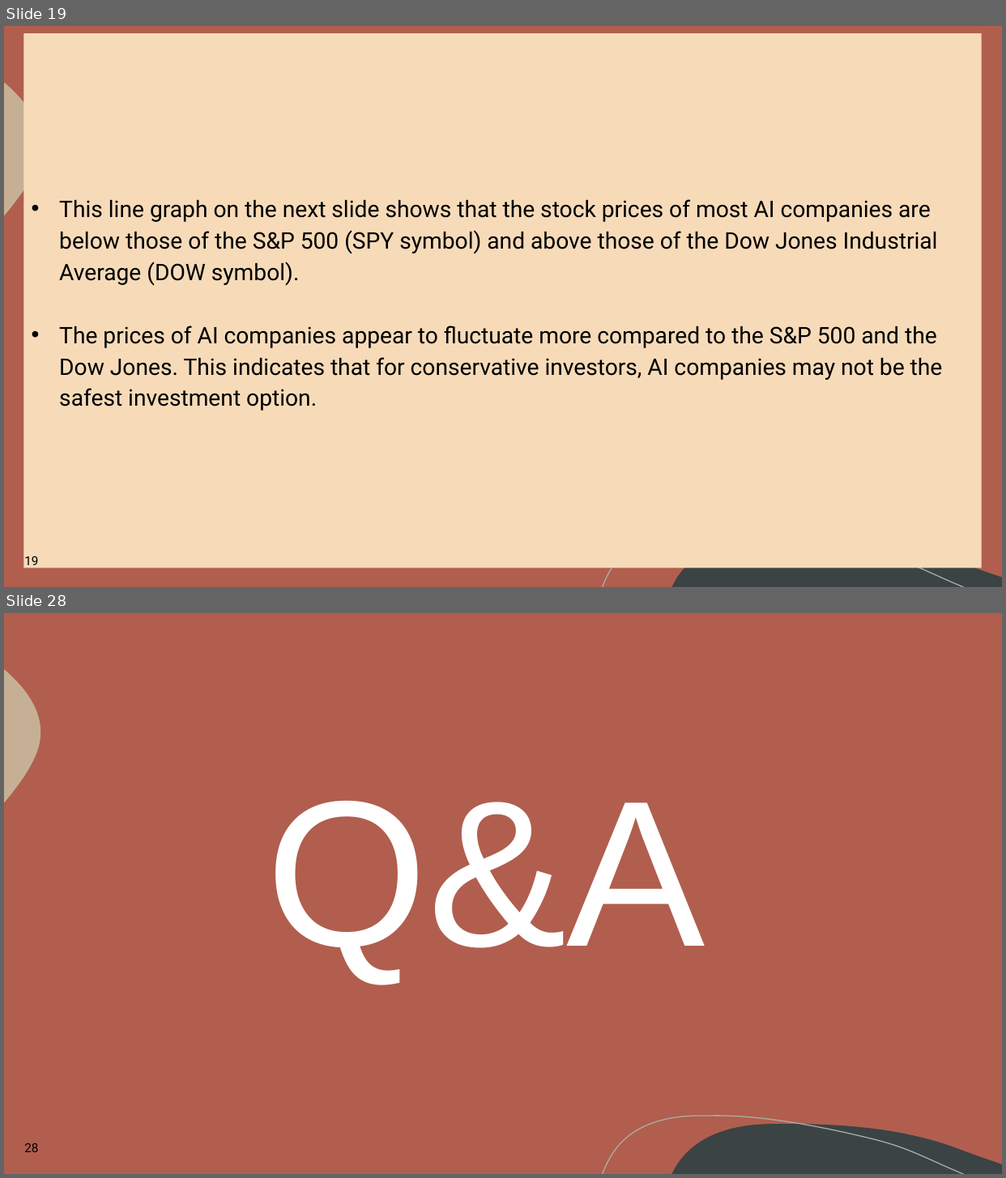
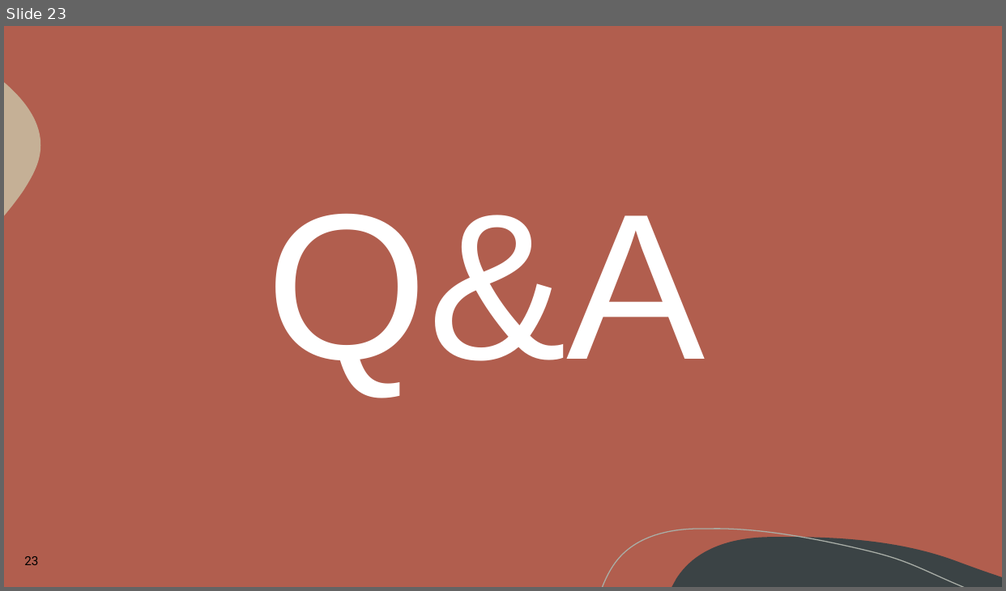
Before and after one commit to LegallyNotBlonde/Project-1, a slide deck: AIStocksProject/Presentation_Tech_Giants_Face_Off.pptx. Shown one above the other, each under a label of ours: slides 19 and 28 before the commit, slide 23 after it; the slides between them are not shown. The pictures are 1006x1178 and 1006x591 pixels, drawn with LibreOffice and Linux fonts; fonts in the diff are those of the drawing. Boxes give left, top, right and bottom in pixels: in the first picture for what was removed or moved away, otherwise in the second. Text is boxed around its words. In the diff, an @@ line names an element or a change of style, - is before the commit and + after.

```diff
--- a/AIStocksProject/Presentation_Tech_Giants_Face_Off.pptx
+++ b/AIStocksProject/Presentation_Tech_Giants_Face_Off.pptx
@@ slide 19 removed at (4, 26, 1002, 587), background #B15E4E; not listed: 3 template elements that a slide beside it also shows @@
@@ rectangle removed at (23, 33, 982, 569) @@
-• This line graph on the next slide shows that the stock prices of most AI companies are below those of the S&P 500 (SPY symbol) and above those of the Dow Jones Industrial Average (DOW symbol).
-• The prices of AI companies appear to fluctuate more compared to the S&P 500 and the Dow Jones. This indicates that for conservative investors, AI companies may not be the safest investment option.
@@ page number removed at (24, 557, 38, 570) @@
-19
@@ what was slide 28 is now slide 23 @@
```
Also in this commit, not shown: 15 slides changed, 4 slides added, 8 other slides removed, 1 other file.
